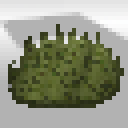
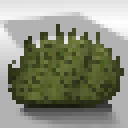
Before/after of a w=128, h=128 layered artwork. What changed in the layer stack:
added layer "Layer" (78%) above "Background copy #4" over bbox(16, 100, 124, 128)
